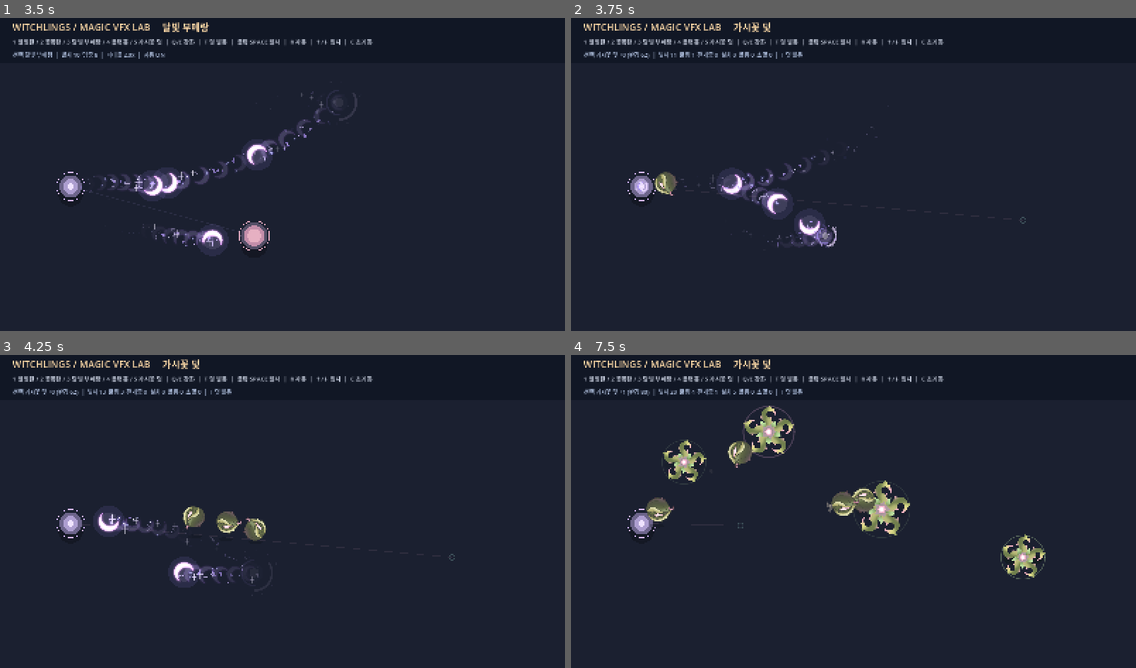
Above: before the commit, frames 1-4 (two rows, left to right).
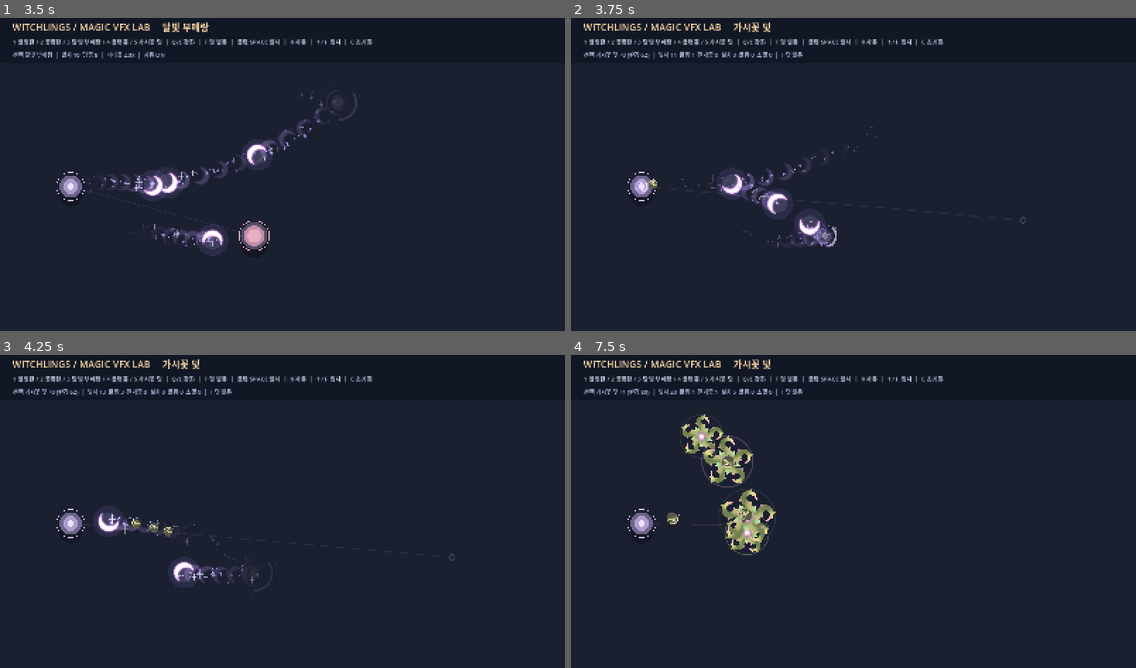
Above: after the commit, the same moments.

Repository: LittleEvasn/Test-Room
Game: Godot game, scene res://scenes/main.tscn
Same seed, same stepped clock (60 frames per second), same inputs: the game is played once before the commit and once after it.
Inputs (mouse positions are in pixels of both pictures, inside the frame that each line leads up to):
- Up to frame 1 (3.5 s): tap Enter at 0.5 s; move the mouse to (406, 155) at 0.52 s; hold Up 0.53-1.25 s; tap 1 at 0.6 s; click (406, 155) at 0.67 s; tap Space at 0.77 s; drag from (169, 187) to (254, 237) at 1.27 s; move the mouse to (339, 102) at 2.02 s; hold Up 2.03-2.75 s; tap 3 at 2.1 s; click (339, 102) at 2.17 s; drag from (254, 237) to (113, 124) at 2.77 s
- Up to frame 2 (3.75 s): move the mouse to (1023, 221) at 3.52 s; hold Down from 3.53 s (still down); tap 5 at 3.6 s; click (1023, 221) at 3.67 s
- Up to frame 3 (4.25 s): keep holding Down; tap Space at 3.77 s
- Up to frame 4 (7.5 s): release Down at 4.25 s; drag from (684, 461) to (768, 430) at 4.27 s; move the mouse to (881, 508) at 5.02 s; hold Down 5.03-5.75 s; tap E at 5.1 s; click (881, 508) at 5.17 s; drag from (768, 430) to (740, 524) at 5.77 s; move the mouse to (977, 492) at 6.52 s; hold Up 6.53-7.25 s; tap R at 6.6 s; click (977, 492) at 6.67 s; tap Space at 6.77 s; drag from (740, 524) to (825, 574) at 7.27 s

Frame 1 is identical in both runs. In frame 2, 0.2% of the frame differs, in the area x 13-19%, y 49-57%; in frame 3, 0.8%; in frame 4, 5.3%, in the area x 13-84%, y 16-72%.

Commit message:
Use Magicraft-inspired damped seed motion and scale seed just below thorn core

Diff:
--- a/scripts/thorn_trap.gd
+++ b/scripts/thorn_trap.gd
@@ -24,7 +24,17 @@
 const OPEN_DURATION := 0.26
 const HIT_DURATION := 0.42
 const END_DURATION := 0.32
-const GRAVITY := 980.0
+# Magicraft Spell1012TrickMineSystem reference:
+# horizontal speed 8, gravity 15, initial fall speed -4, rebound ratio 0.33,
+# and effect rotation +/-15 degrees/sec. Units -> pixels are preview-only.
+const MINE_UNIT_PX := 64.0
+const MINE_HORIZONTAL_SPEED := 8.0 * MINE_UNIT_PX
+const MINE_GRAVITY := 15.0 * MINE_UNIT_PX
+const MINE_INITIAL_UP_SPEED := 4.0 * MINE_UNIT_PX
+const MINE_BOUNCE_RATIO := 0.33
+const MINE_ROTATION_SPEED := 15.0 * PI / 180.0
+const GROUND_DRAG := 3.0
+const SHADOW_HEIGHT_FACTOR := 0.53
 const LIMBS := 5
 const TEX_CENTER := Vector2(256.0, 256.0)
 const ART_RADIUS := 225.0
@@ -38,8 +48,13 @@
 var travel_time := 0.0
 var state_time := 0.0
 var seed_height := 0.0
-var vertical_speed := 315.0
+var vertical_speed := MINE_INITIAL_UP_SPEED
+var planar_velocity := Vector2.ZERO
+var rotation_velocity := 0.0
 var seed_angle := 0.0
+var ground_hits := 0
+var has_touched_ground := false
+var stopped := false
 var dust: Array[Dictionary] = []
 
 func configure(from_point: Vector2, to_point: Vector2, particle_density: float, upgrade_rank: int) -> void:
@@ -49,6 +64,21 @@
     global_position = from_point
     density = clampf(particle_density, 0.0, 3.0)
     rank = clampi(upgrade_rank, 0, 3)
+    # Aim sets direction, not a forced teleport-to-target landing position.
+    # The mine moves via its own initial velocity and floor impacts.
+    var direction: Vector2 = (to_point - from_point).normalized()
+    if direction.length_squared() < 0.001:
+        direction = Vector2.RIGHT
+    planar_velocity = direction * MINE_HORIZONTAL_SPEED
+    vertical_speed = MINE_INITIAL_UP_SPEED
+    seed_angle = randf_range(-PI, PI)
+    rotation_velocity = (-1.0 if direction.x >= 0.0 else 1.0) * MINE_ROTATION_SPEED
+    ground_hits = 0
+    has_touched_ground = false
+    stopped = false
+    travel_time = 0.0
+    state_time = 0.0
+    seed_height = 0.0
 
 func trap_radius() -> float:
     return float(RADII[rank])
@@ -94,26 +124,42 @@
     queue_redraw()
 
 func _roll(delta: float) -> void:
-    travel_time = minf(ROLL_DURATION, travel_time + delta)
-    var t := clampf(travel_time / ROLL_DURATION, 0.0, 1.0)
-    # Horizontal travel uses friction easing; vertical launch obeys gravity/rebound.
-    var progress := 1.0 - pow(1.0 - t, 1.46)
-    var previous_ground := ground_pos
-    ground_pos = origin.lerp(landing, progress)
-    global_position = ground_pos
-    seed_angle += ground_pos.distance_to(previous_ground) / 21.0
-    seed_height += vertical_speed * delta
-    vertical_speed -= GRAVITY * delta
-    if seed_height <= 0.0:
-        seed_height = 0.0
-        if absf(vertical_speed) >= 62.0 and t < 0.90:
-            vertical_speed = -vertical_speed * 0.39
-            _scatter_dust()
-        else:
-            vertical_speed = 0.0
-    if t >= 1.0:
-        global_position = landing
-        ground_pos = landing
+    # Use the mine's velocity, gravity and damped floor rebound rather than
+    # tweening all the way to the mouse target and spinning once per 21 pixels.
+    var step: float = minf(delta, ROLL_DURATION - travel_time)
+    travel_time += step
+    if not stopped:
+        ground_pos += planar_velocity * step
+        global_position = ground_pos
+        seed_angle += rotation_velocity * step
+
+        var falling_speed: float = vertical_speed - MINE_GRAVITY * step
+        seed_height += (vertical_speed + falling_speed) * 0.5 * step
+        vertical_speed = falling_speed
+        if seed_height <= 0.0:
+            seed_height = 0.0
+            if vertical_speed < -42.0 and ground_hits < 2:
+                # Original reference: movement loses energy at each contact.
+                vertical_speed = -vertical_speed * MINE_BOUNCE_RATIO
+                planar_velocity *= MINE_BOUNCE_RATIO
+                rotation_velocity *= MINE_BOUNCE_RATIO
+                ground_hits += 1
+                has_touched_ground = true
+                _scatter_dust()
+            else:
+                vertical_speed = 0.0
+                planar_velocity = Vector2.ZERO
+                rotation_velocity = 0.0
+                stopped = true
+        elif has_touched_ground:
+            # Friction after the first impact. Airborne launch remains ballistic.
+            var drag: float = exp(-GROUND_DRAG * step)
+            planar_velocity *= drag
+            rotation_velocity *= drag
+
+    if travel_time >= ROLL_DURATION:
+        # Deployment occurs at the physical resting point, never at the cursor.
+        global_position = ground_pos
         seed_height = 0.0
         state = DEPLOYING
         state_time = 0.0
@@ -142,7 +188,10 @@
     return trap_radius() / ART_RADIUS
 
 func _seed_scale() -> float:
-    return 0.54 + float(rank) * 0.055
+    # Measured non-transparent PNG bounds:
+    # seed = 123 px wide, core = 118 px wide (both on 512x512 canvas).
+    # At matching upgrade size, seed should be ~88% of the visible core.
+    return _art_scale() * 0.84
 
 func _paint_part(texture: Texture2D, angle: float, size: float, alpha: float, shift: Vector2 = Vector2.ZERO) -> void:
     draw_set_transform(shift, angle, Vector2.ONE * size)
@@ -151,9 +200,9 @@
 
 func _draw_seed() -> void:
     draw_set_transform(Vector2(0.0, 6.0), 0.0, Vector2(1.0, 0.30))
-    draw_circle(Vector2.ZERO, 18.0 + seed_height * 0.045, Color(0.03, 0.06, 0.08, 0.27))
+    draw_circle(Vector2.ZERO, 10.0 + seed_height * 0.030, Color(0.03, 0.06, 0.08, 0.21))
     draw_set_transform(Vector2.ZERO, 0.0, Vector2.ONE)
-    _paint_part(SEED_TEXTURE, seed_angle, _seed_scale(), 1.0, Vector2(0.0, -seed_height))
+    _paint_part(SEED_TEXTURE, seed_angle, _seed_scale(), 1.0, Vector2(0.0, -seed_height * SHADOW_HEIGHT_FACTOR))
 
 func _draw_parts(unfold: float, alpha: float, snap: float = 0.0) -> void:
     var extent := _art_scale()
